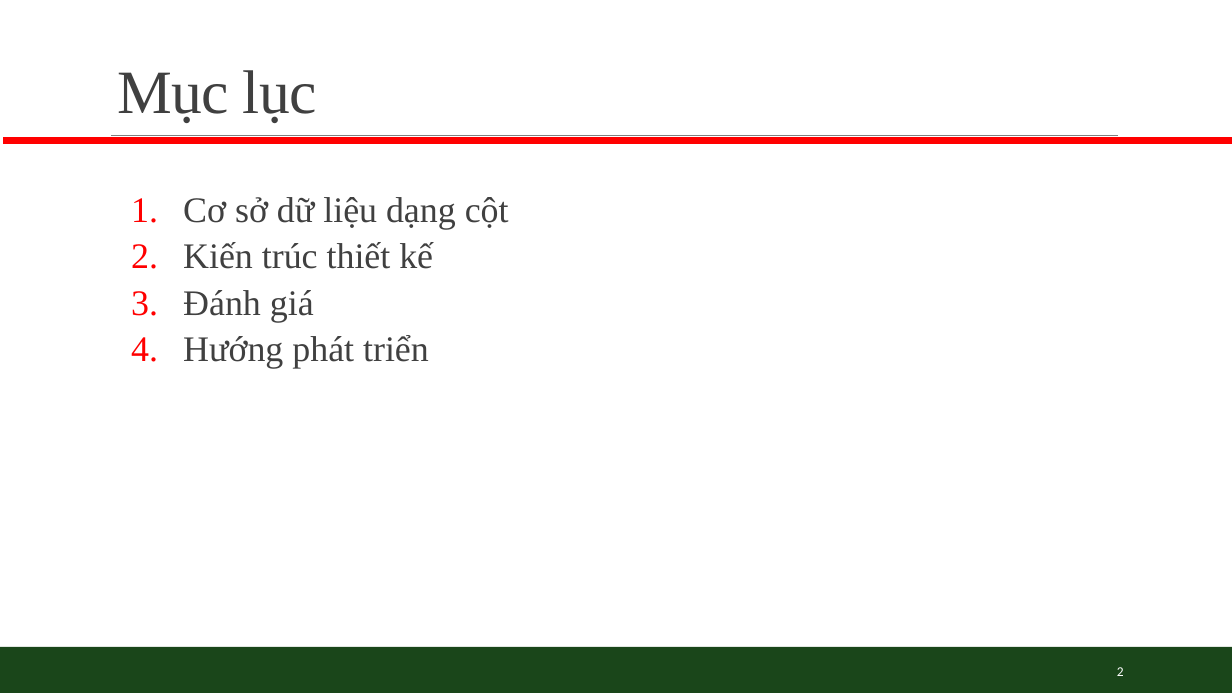
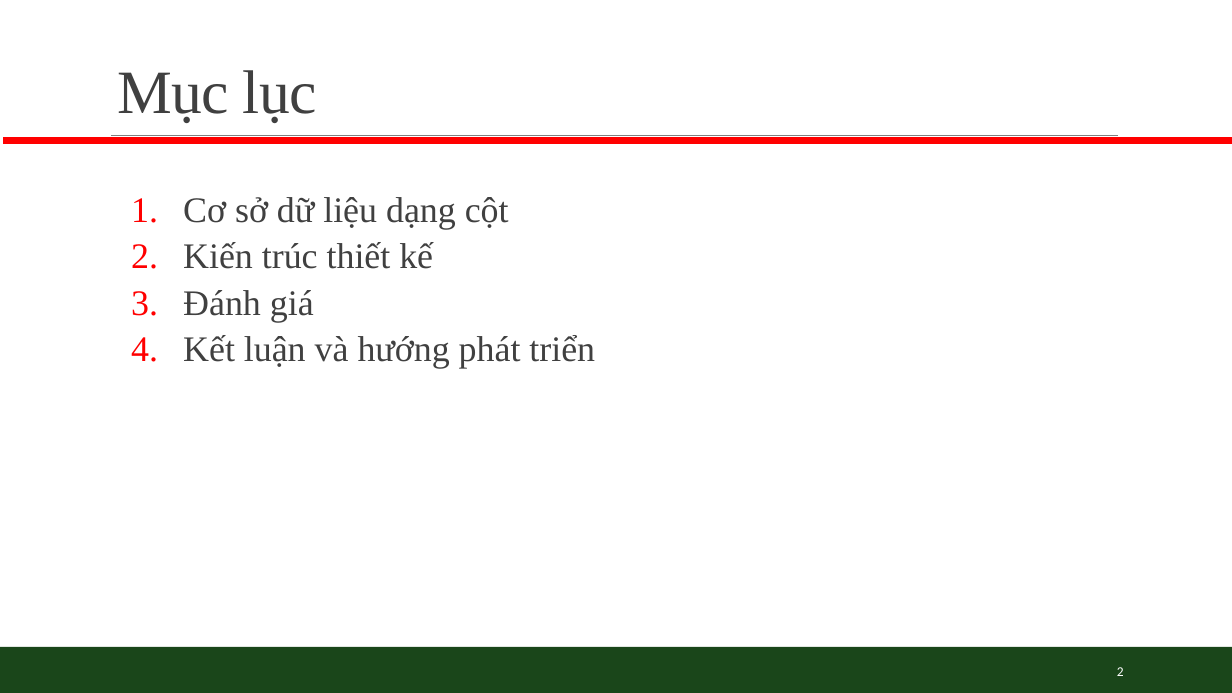
Before and after one commit to dangviethung096/DATN, a slide deck: slide 2 of Slide_DATN.pptx. Drawn at 1232x693 pixels with LibreOffice and Linux fonts; fonts in the diff are those of the drawing. Boxes give left, top, right and bottom in pixels: in the first picture for what was removed or moved away, otherwise in the second. Text is boxed around its words. In the diff, an @@ line names an element or a change of style, - is before the commit and + after.

```diff
--- a/Slide_DATN.pptx
+++ b/Slide_DATN.pptx
@@ text at (183,335,595,369): text changed @@
-  4. Hướng phát triển
+  4. Kết luận và hướng phát triển
```
Also in this commit, not shown: 2 other slides changed, 5 slides added.
